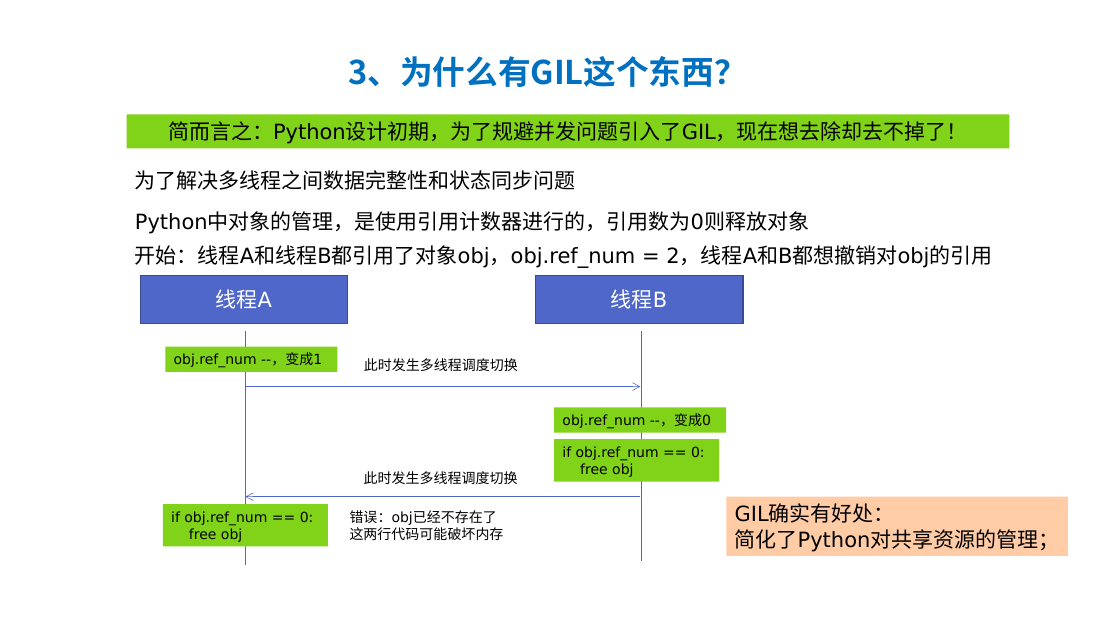
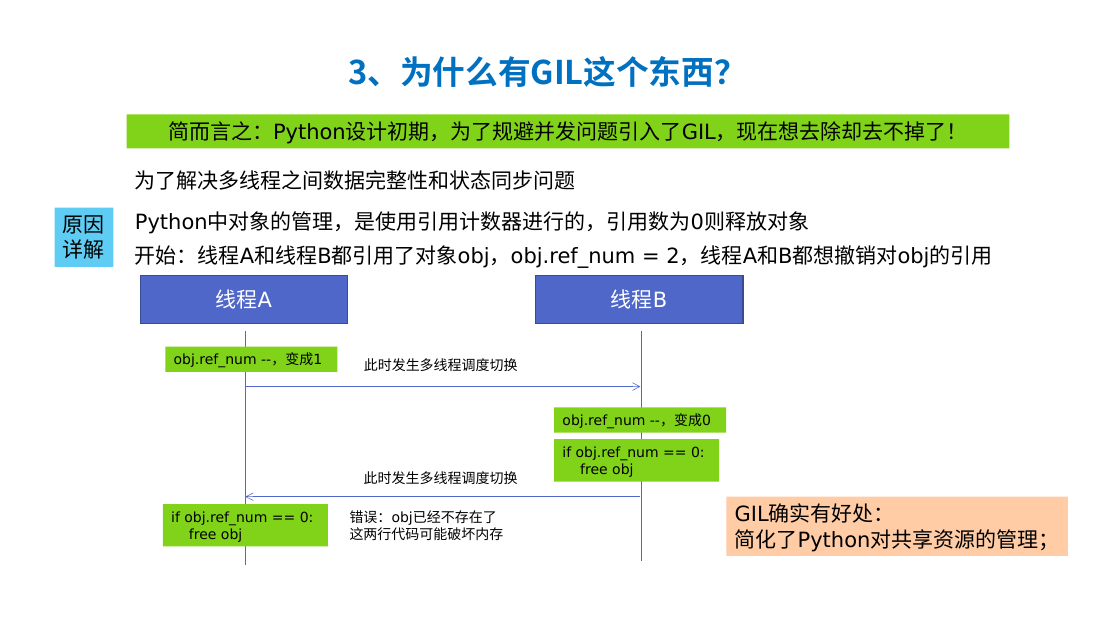
Before and after one commit to peiss/ant-learn-python-concurrent, a slide deck: slide 17 of Python并发编程简介.pptx (slide 16 before the commit). Drawn at 1120x630 pixels with LibreOffice and Linux fonts; fonts in the diff are those of the drawing. Boxes give left, top, right and bottom in pixels: in the first picture for what was removed or moved away, otherwise in the second. Text is boxed around its words. In the diff, an @@ line names an element or a change of style, - is before the commit and + after.

```diff
--- a/Python并发编程简介.pptx
+++ b/Python并发编程简介.pptx
@@ rectangle added at (55,208,113,267), fill #5ECCF3, 18 pt, text #000000 @@
+原因
+详解
```
Also in this commit, not shown: 4 slides added, 4 other files.
